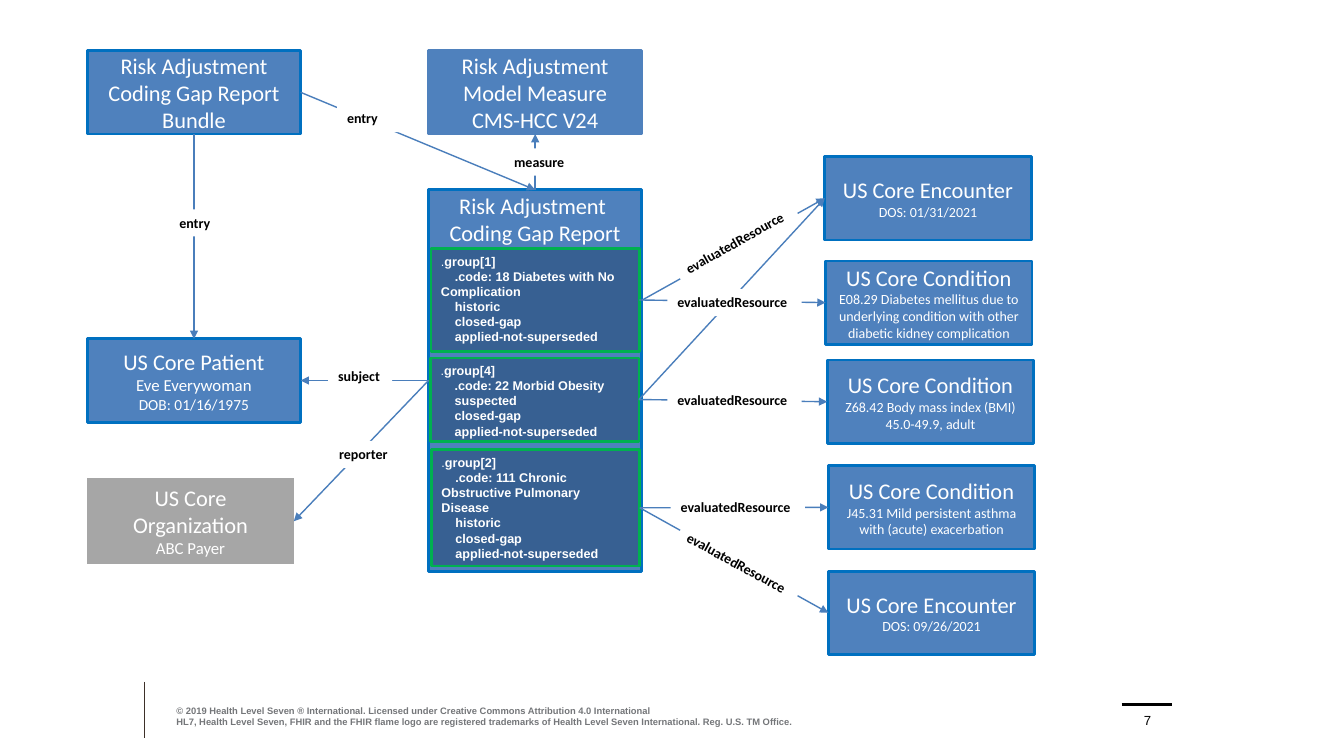
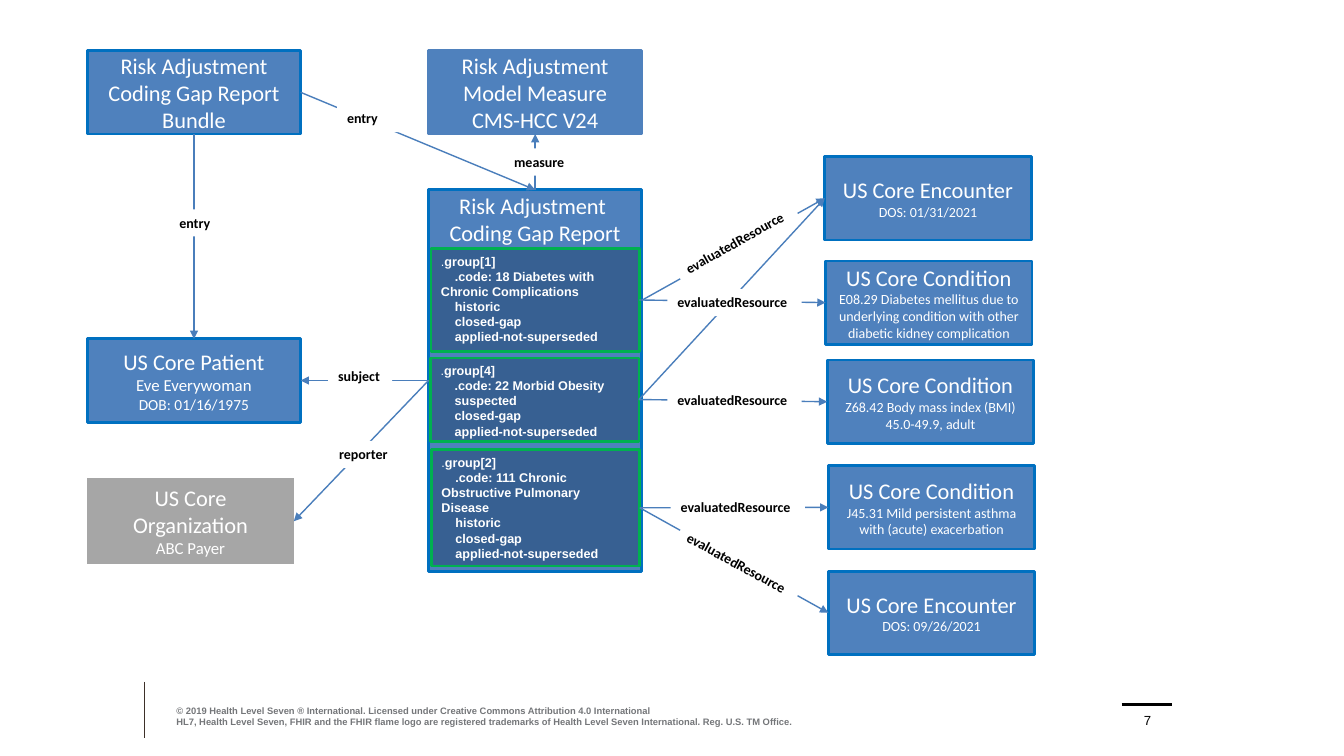
Before and after one commit to HL7/davinci-ra, a slide deck: slide 7 of input/images/Source/Risk Adjustment Images.pptx. Drawn at 1344x756 pixels with LibreOffice and Linux fonts; fonts in the diff are those of the drawing; background and template pictures are left out. Boxes give left, top, right and bottom in pixels: in the first picture for what was removed or moved away, otherwise in the second. Text is boxed around its words. In the diff, an @@ line names an element or a change of style, - is before the commit and + after.

```diff
--- a/input/images/Source/Risk Adjustment Images.pptx
+++ b/input/images/Source/Risk Adjustment Images.pptx
@@ text in rectangle at <box>441,272,594,299</box>: text changed @@
-.code: 18 Diabetes with No Complication
+.code: 18 Diabetes with Chronic Complications
```
Also in this commit, not shown: 3 other files.
